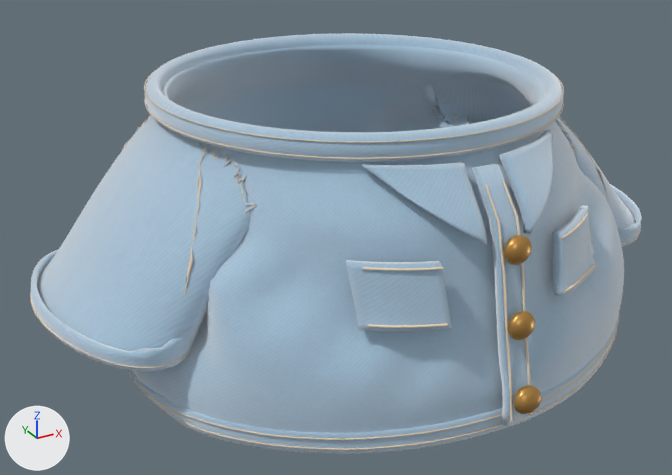
A saved change to the glTF model assets/runner/accessories/sewn_jacket_denim_chick.glb.
The view is the same before and after, from a 50 mm lens placed at (-0.49, -0.833, 0.753), pointed at (-0.033, -0.003, 0.338). Lighting does not change. The marker at lower left points along +X, +Y and +Z. The older version comes first.

The scene before the commit, as lines of its bpy script (objects in view):
```python
me_panel___bolsillo_pecho_1 = bpy.data.meshes.new('Panel · bolsillo pecho 1')
me_panel___bolsillo_pecho_1.from_pydata(...)  # 338 vertices, 672 faces; spans x 0.0595..0.1363, y -0.262..-0.2005, z 0.3567..0.4147
me_panel___bolsillo_pecho_1.materials.append(mat_denim____92b9d5)
me_panel___solapa_1 = bpy.data.meshes.new('Panel · solapa 1')
me_panel___solapa_1.from_pydata(...)  # 338 vertices, 672 faces; spans x 0.0213..0.1055, y -0.2547..-0.1744, z 0.4241..0.4885
me_panel___solapa_1.materials.append(mat_denim____92b9d5)
me_pespunte___cuello = bpy.data.meshes.new('Pespunte · Cuello')
me_pespunte___cuello.from_pydata(...)  # 1024 vertices, 2048 faces; spans x -0.22..0.22, y -0.203..0.245, z 0.493..0.494
me_pespunte___cuello.materials.append(mat_hilo_de_costura_crema)  # beige #e2cfb7
ob_panel___bolsillo_pecho_1 = bpy.data.objects.new('Panel · bolsillo pecho 1', me_panel___bolsillo_pecho_1)
ob_panel___bolsillo_pecho_1.location = (0.0, 0.0, 0.0)
ob_panel___solapa_1 = bpy.data.objects.new('Panel · solapa 1', me_panel___solapa_1)
ob_panel___solapa_1.location = (0.0, 0.0, 0.0)
ob_pespunte___cuello = bpy.data.objects.new('Pespunte · Cuello', me_pespunte___cuello)
ob_pespunte___cuello.location = (0.0, 0.0, 0.0)
# also in view: 'Botón cosido.002' at (0.0, -0.267, 0.42); 'Manga adaptada · Camiseta cosida continua' at (0.0, 0.021, 0.372); 'Panel · bolsillo pecho -1' at (-0.098, -0.231, 0.386); 'Panel · solapa -1' at (-0.063, -0.215, 0.456); 'Dobladillo de algodón · Bajo' at (0.007, 0.021, 0.252)
```
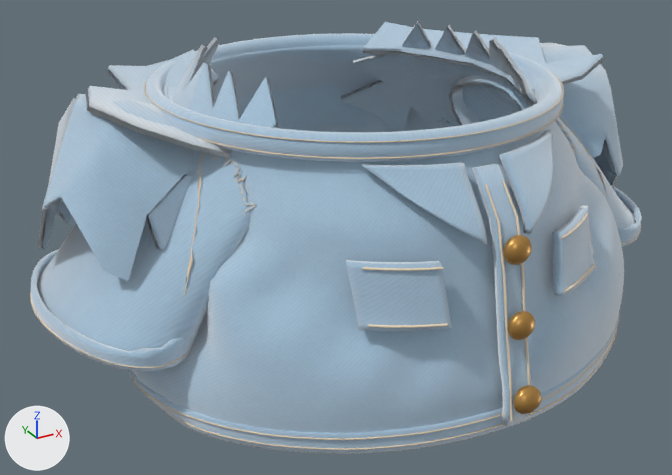
Changed parts and their boxes [x1, y1, x2, y2] in the pictures (672 x 475 px):
```json
{"object": "Forro cerrado de unión de hombro", "change": "added", "after": [38, 21, 623, 281], "on screen": "blue"}
```

Scene script edits in JSON lines:
```json
{"op": "add", "block": "me_forro_cerrado_de_unión_de_hombro", "code": ["me_forro_cerrado_de_unión_de_hombro = bpy.data.meshes.new('Forro cerrado de unión de hombro')", "me_forro_cerrado_de_unión_de_hombro.from_pydata(...)  # 716 vertices, 1260 faces; spans x -0.343..0.352, y -0.11..0.225, z 0.336..0.543", "me_forro_cerrado_de_unión_de_hombro.materials.append(mat_denim____92b9d5)"]}
{"op": "add", "block": "ob_forro_cerrado_de_unión_de_hombro", "code": ["ob_forro_cerrado_de_unión_de_hombro = bpy.data.objects.new('Forro cerrado de unión de hombro', me_forro_cerrado_de_unión_de_hombro)", "ob_forro_cerrado_de_unión_de_hombro.location = (0.0, 0.0, 0.0)"]}
```
